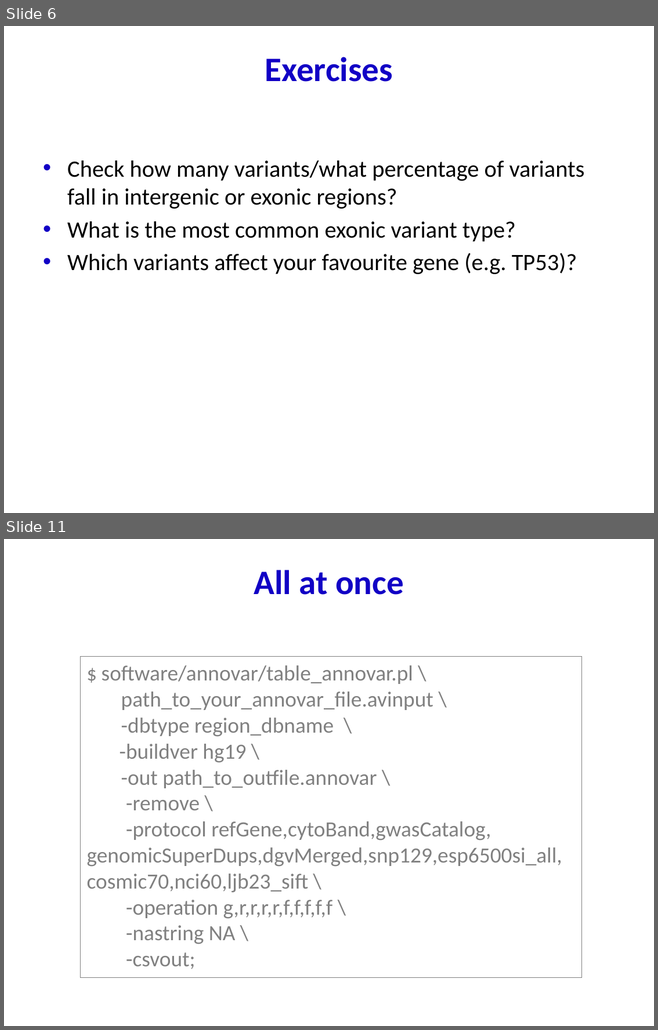
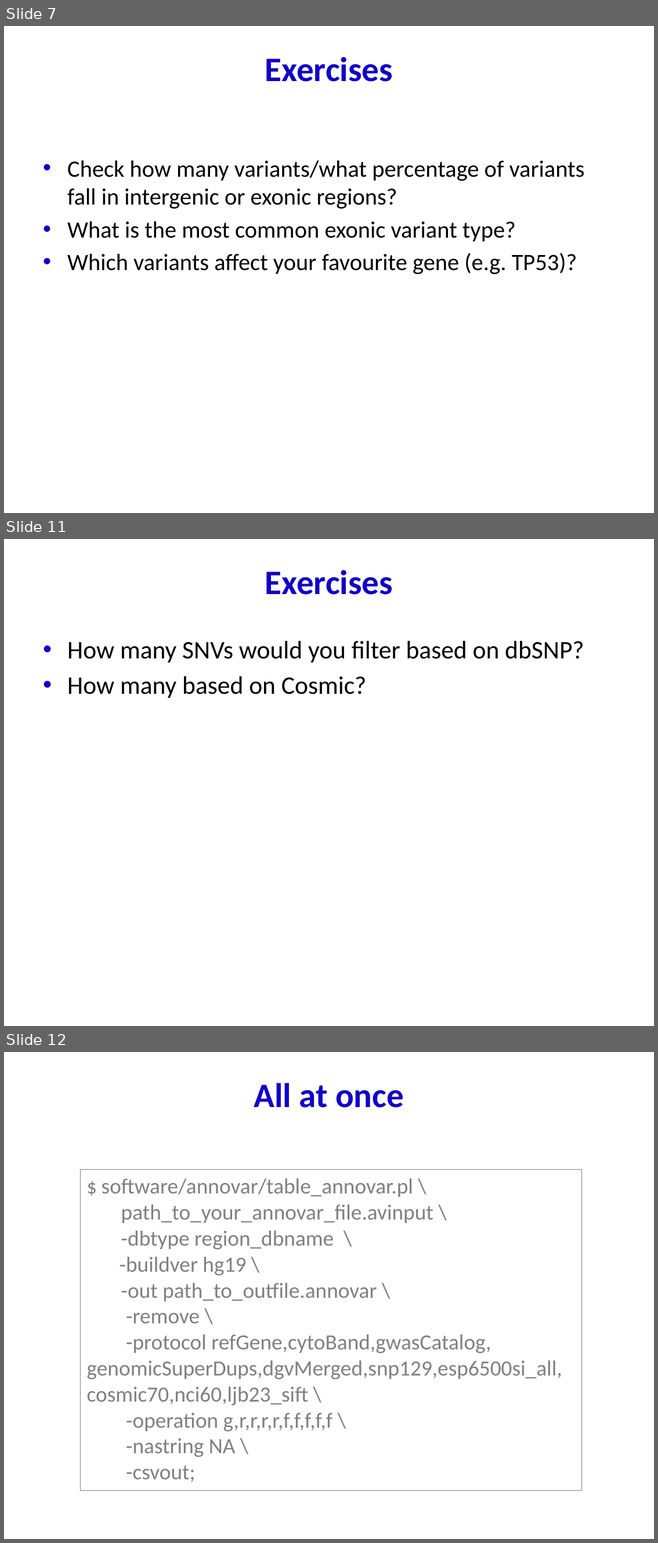
Before and after one commit to bioinformatics-core-shared-training/cruk-summer-school-2017, a slide deck: Day3/practical_annotatingSNVs.pptx. Shown one above the other, each under a label of ours: slides 6 and 11 before the commit, slides 7, 11 and 12 after it; the slides between them are not shown. The pictures are 658x1030 and 658x1543 pixels, drawn with LibreOffice and Linux fonts; fonts in the diff are those of the drawing. Boxes give left, top, right and bottom in pixels: in the first picture for what was removed or moved away, otherwise in the second. Text is boxed around its words. In the diff, an @@ line names an element or a change of style, - is before the commit and + after.

```diff
--- a/Day3/practical_annotatingSNVs.pptx
+++ b/Day3/practical_annotatingSNVs.pptx
@@ slide 11 added at [4,539,654,1026], background #FFFFFF @@
@@ title added at [265,570,393,595], 38 pt, text #1100C5, bold @@
+Exercises
@@ text added at [67,641,583,698], 28 pt, text #000000 @@
+• How many SNVs would you filter based on dbSNP?
+• How many based on Cosmic?
@@ what was slide 6 is now slide 7 @@
@@ what was slide 11 is now slide 12 @@
```
Also in this commit, not shown: 5 slides changed, 2 other slides added, 2 slides removed.
